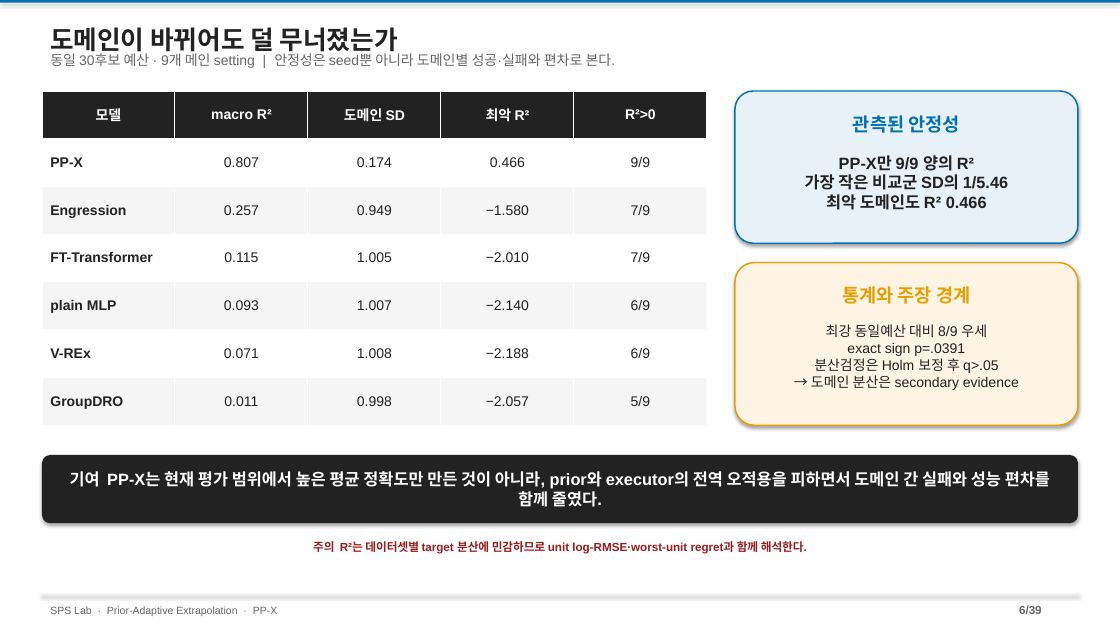
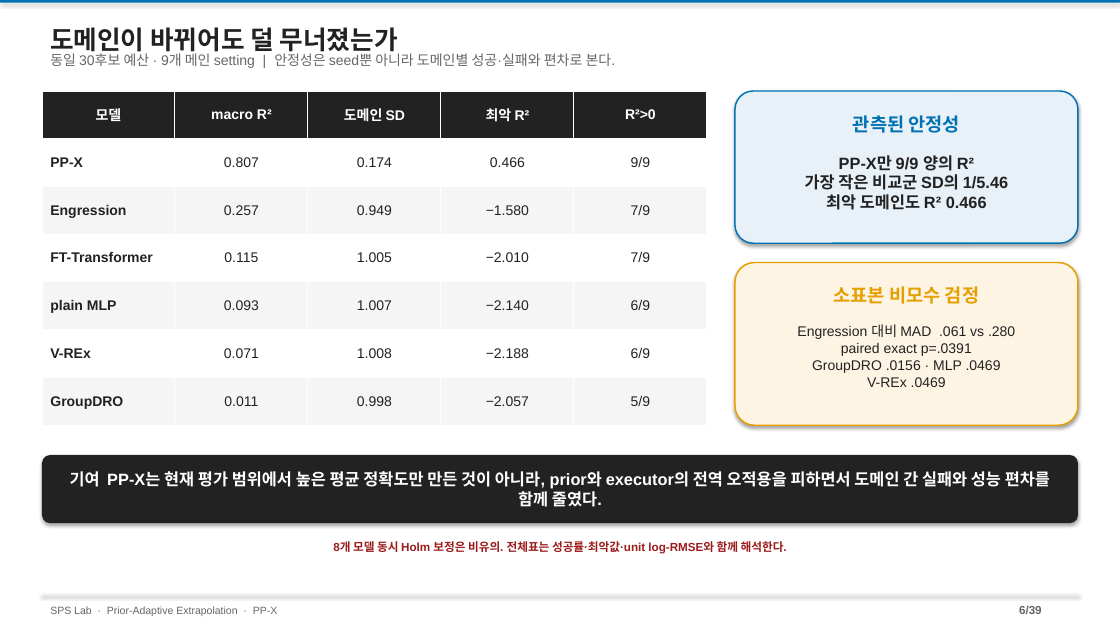
Before and after one commit to amumujs-create/pp-extrapolation, a slide deck: slide 6 of ppt/PP-X_Research_Detailed_v2.pptx. Drawn at 1120x630 pixels with LibreOffice and Linux fonts; fonts in the diff are those of the drawing. Boxes give left, top, right and bottom in pixels: in the first picture for what was removed or moved away, otherwise in the second. Text is boxed around its words. In the diff, an @@ line names an element or a change of style, - is before the commit and + after.

```diff
--- a/ppt/PP-X_Research_Detailed_v2.pptx
+++ b/ppt/PP-X_Research_Detailed_v2.pptx
@@ text at (834, 286, 979, 304): text changed @@
-통계와 주장 경계
+소표본 비모수 검정
@@ text at (797, 324, 1015, 387): text changed @@
-최강 동일예산 대비 8/9 우세
-exact sign p=.0391
-분산검정은 Holm 보정 후 q>.05
-→ 도메인 분산은 secondary evidence
+Engression 대비 MAD .061 vs .280
+paired exact p=.0391
+GroupDRO .0156 · MLP .0469
+V-REx .0469
@@ text at (333, 541, 787, 554): text changed @@
-주의 R²는 데이터셋별 target 분산에 민감하므로 unit log-RMSE·worst-unit regret과 함께 해석한다.
+8개 모델 동시 Holm 보정은 비유의. 전체표는 성공률·최악값·unit log-RMSE와 함께 해석한다.
```
Also in this commit, not shown: 4 other files.
